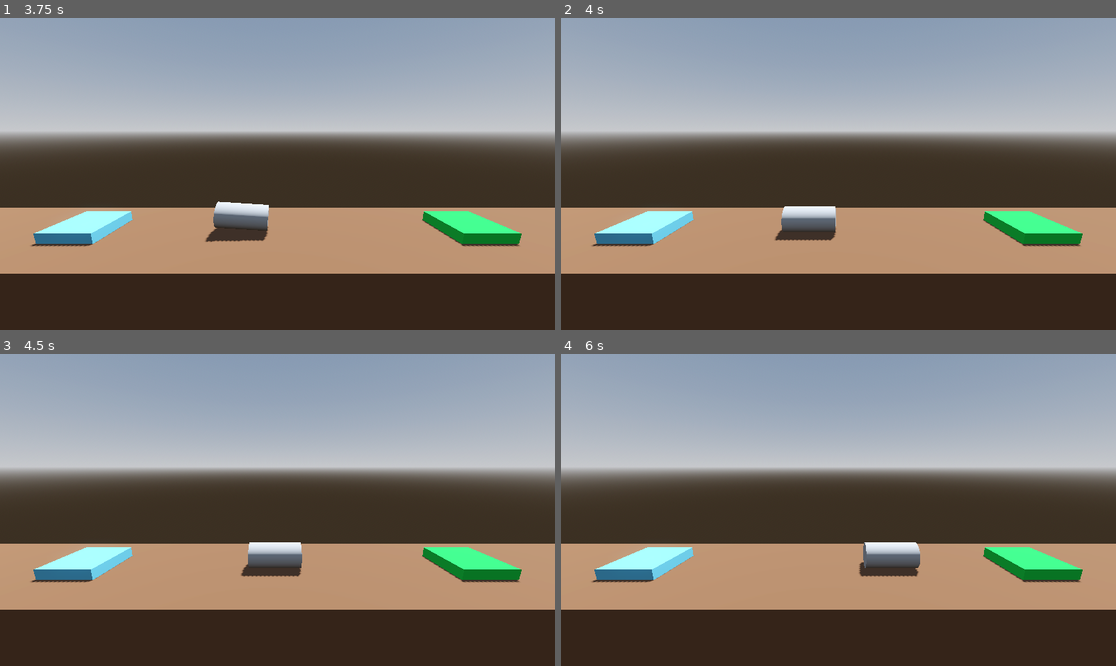
Above: before the commit, frames 1-4 (two rows, left to right).
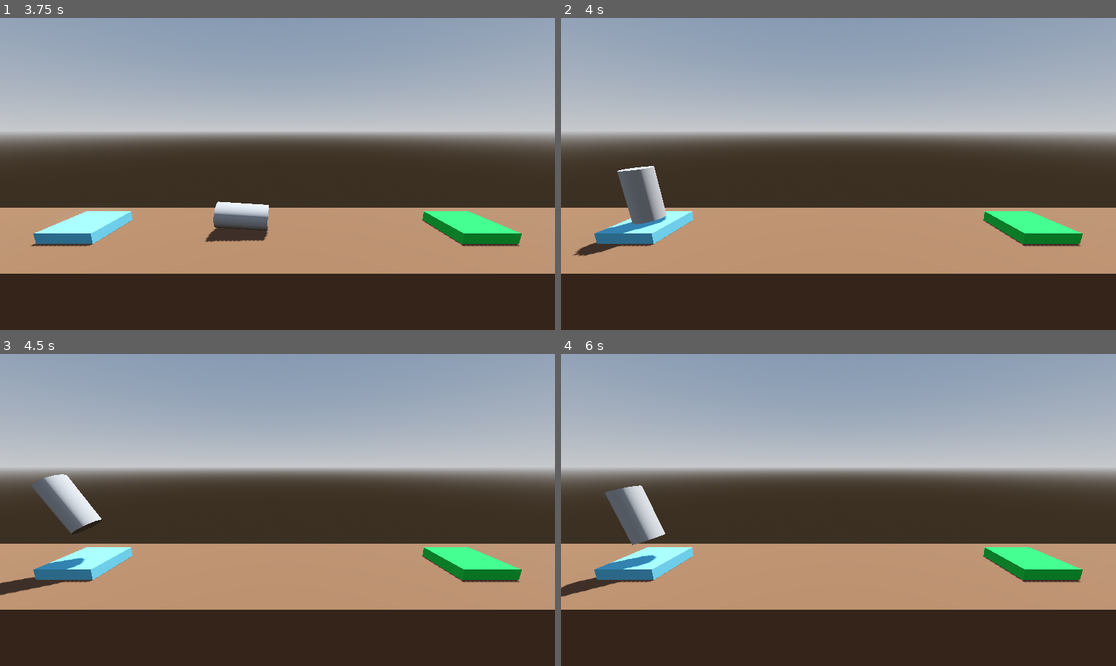
Above: after the commit, the same moments.

Repository: suthikawong/project-boost-game
Game: Godot game, scene res://Level/level.tscn
Same seed, same stepped clock (60 frames per second), same inputs: the game is played once before the commit and once after it.
Inputs:
- Up to frame 1 (3.75 s): hold D (rotate_right) 0.53-1.28 s; hold Space (boost) 0.53-1.28 s; hold A (rotate_left) 1.28-2.03 s; tap Space (boost) at 1.35, 2.85 s; hold Space (boost) 2.03-2.78 s; hold D (rotate_right) 2.03-3.53 s; hold A (rotate_left) from 3.53 s (still down); hold Space (boost) from 3.53 s (still down)
- Up to frame 2 (4 s): keep holding A (rotate_left); keep holding Space (boost)
- Up to frame 3 (4.5 s): keep holding A (rotate_left); release Space (boost) at 4.28 s; tap Space (boost) at 4.35 s
- Up to frame 4 (6 s): hold Space (boost) 5.03-5.78 s; release A (rotate_left) at 5.78 s; hold D (rotate_right) from 5.78 s (still down); tap Space (boost) at 5.85 s

Frame 1 is identical in both runs. In frame 2, 2.6% of the frame differs, in the area x 2-50%, y 47-77%; in frame 3, 2.8%; in frame 4, 2.8%, in the area x 0-65%, y 42-78%.

Commit message:
respawning level

Diff:
--- a/Player.gd
+++ b/Player.gd
@@ -19,6 +19,12 @@
 # จะเข้าฟังก์ชันนี้เมื่อ player ไปแตะกับ object อื่นๆ
 func _on_body_entered(body: Node) -> void:
 	if "Goal" in body.get_groups():
-		print("You win!")
+		complete_level()
 	if "Hazard" in body.get_groups():
-		print("You crashed!")
+		crash_sequence()
+
+func crash_sequence() -> void:
+	get_tree().reload_current_scene()
+
+func complete_level() -> void:
+	get_tree().quit()
